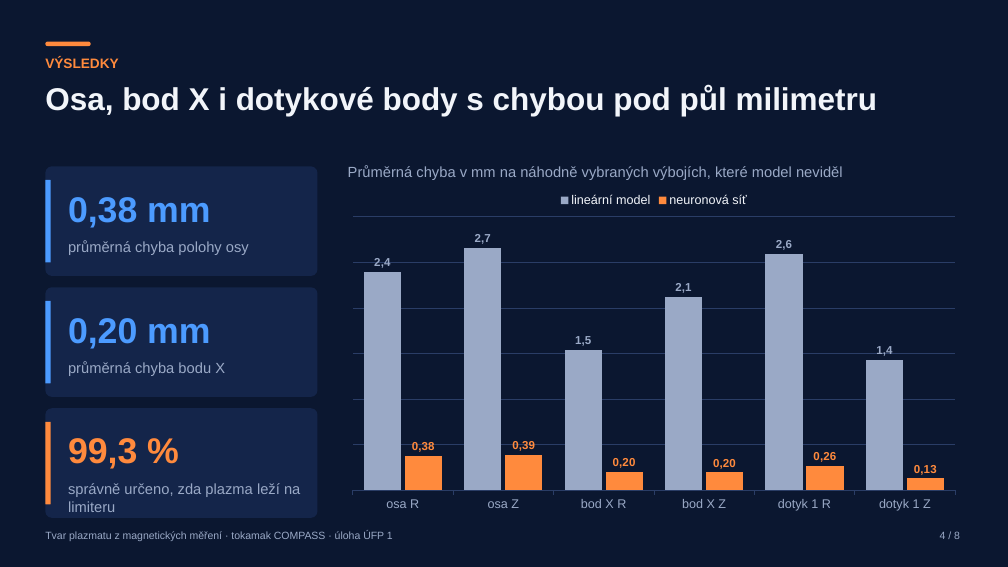
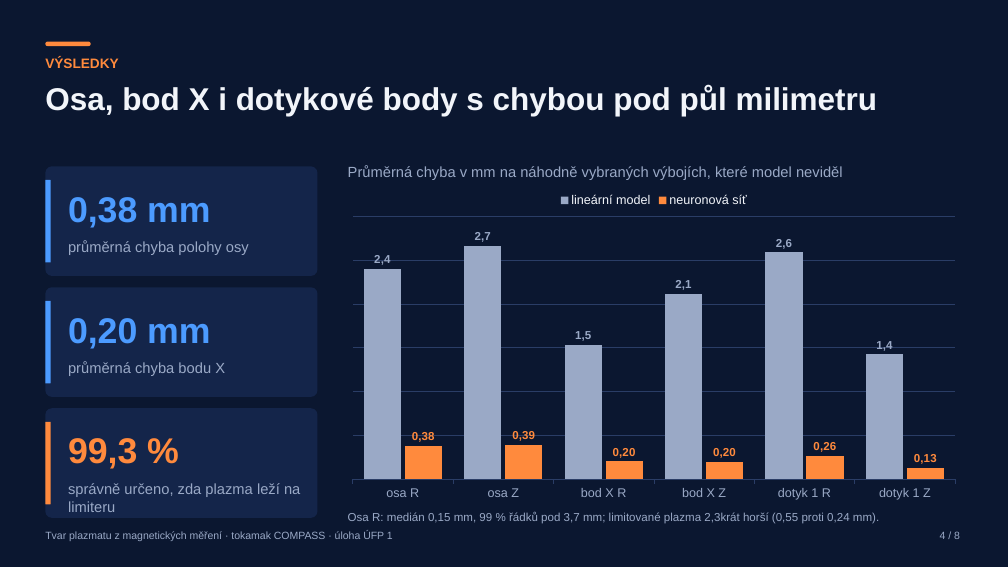
Before and after one commit to mschiller890/hackathon, a slide deck: slide 6 of presentation/deck/slides.pptx. Drawn at 1008x567 pixels with LibreOffice and Linux fonts; fonts in the diff are those of the drawing. Boxes give left, top, right and bottom in pixels: in the first picture for what was removed or moved away, otherwise in the second. Text is boxed around its words. In the diff, an @@ line names an element or a change of style, - is before the commit and + after.

Commit message:
fix: apply the claims corrections to deck slides 4 to 6
Slide 5 now states the verdict conditionally (claims-corrections.md item 1):
median and p99 of the network, end to end median, GPU with transfers and
what was not verified, with the processor named from ipp1-latency.json.
Slide 6 gives the jitter range over the 13 non-limiter targets, the noisy
input ratios and the blocked-split factor from ipp1-final.md (items 2 and 8).
Slide 4 adds the error tails and the limited-plasma factor from
ipp1-distribution.md and the flux-loop factor (items 4 and 9).

```diff
--- a/presentation/deck/slides.pptx
+++ b/presentation/deck/slides.pptx
@@ column chart: place and size @@
-column chart at <box>340,185,968,518</box>
+column chart at <box>340,185,968,507</box>
@@ text added at <box>348,512,879,524</box>, 11 pt, text #9AA9C6 @@
+Osa R: medián 0,15 mm, 99 % řádků pod 3,7 mm; limitované plazma 2,3krát horší (0,55 proti 0,24 mm).
```
Also in this commit, not shown: 4 other slides changed, 1 other file.
